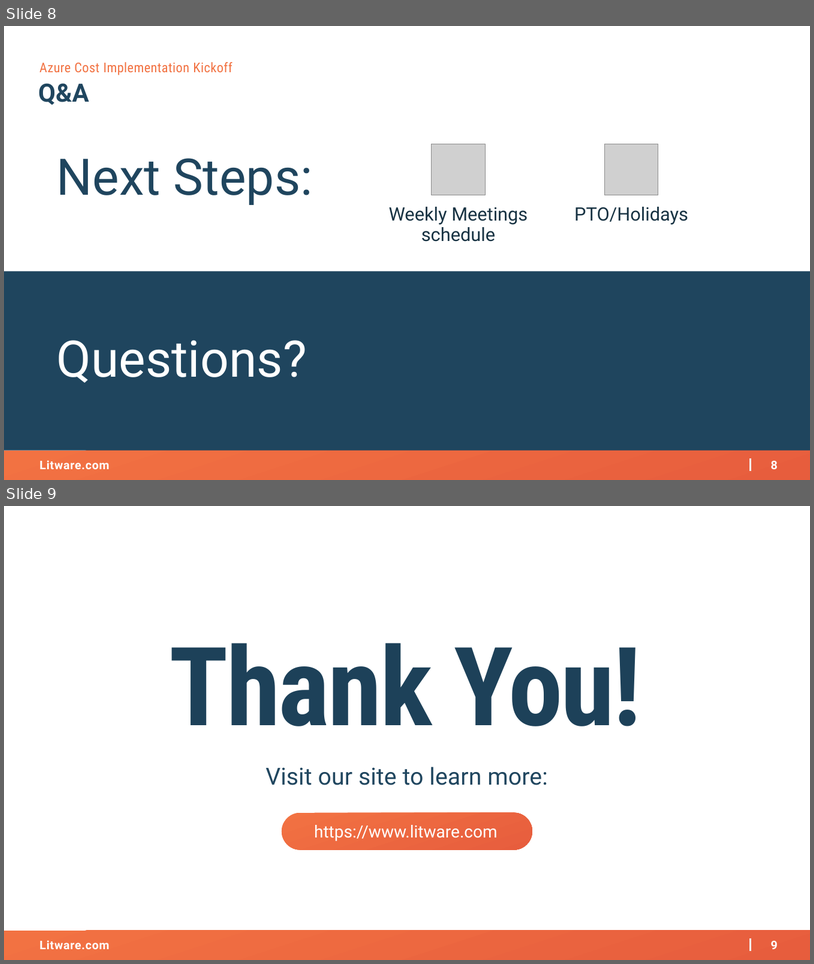
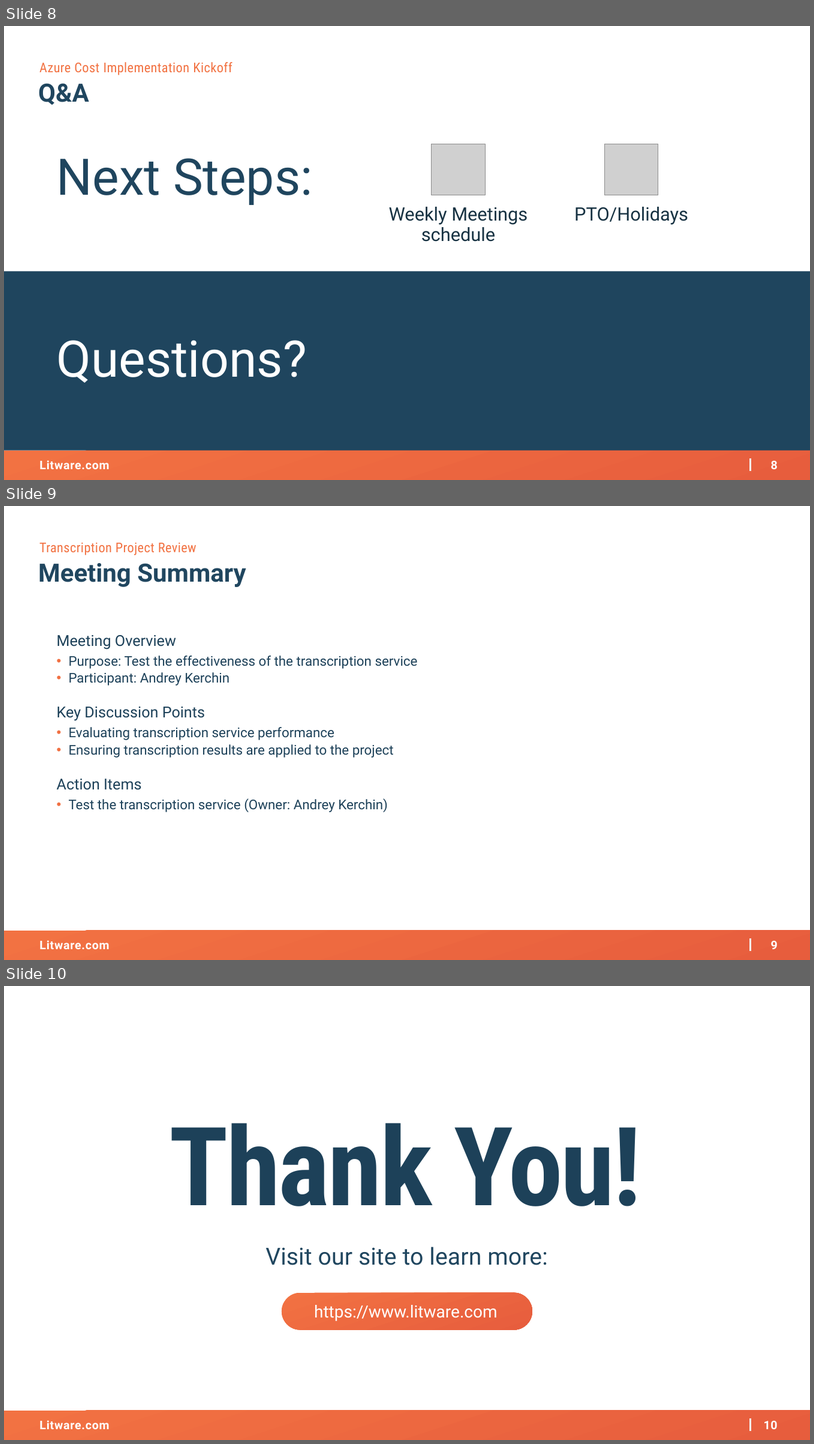
Before and after one commit to AKercha1/justtemporary, a slide deck: someproject/artifacts/kickoff-deck.pptx. Shown one above the other, each under a label of ours: slides 8 and 9 before the commit, slides 8, 9 and 10 after it. The pictures are 814x964 and 814x1444 pixels, drawn with LibreOffice and Linux fonts; fonts in the diff are those of the drawing; grey boxes stand for pictures; background and template pictures are left out. Boxes give left, top, right and bottom in pixels: in the first picture for what was removed or moved away, otherwise in the second. Text is boxed around its words. In the diff, an @@ line names an element or a change of style, - is before the commit and + after.

Commit message:
[someproject] Update artifacts/kickoff-deck.pptx

```diff
--- a/someproject/artifacts/kickoff-deck.pptx
+++ b/someproject/artifacts/kickoff-deck.pptx
@@ slide 9 added at [4, 506, 810, 960], background #FFFFFF; not listed: 4 template elements that a slide beside it also shows @@
@@ text added at [39, 543, 197, 555], 16 pt, text #F27242 @@
+Transcription Project Review
@@ text added at [38, 563, 246, 587], 30 pt, text #20465F, bold @@
+Meeting Summary
@@ text added at [57, 635, 418, 812], 16 pt, text #1D4159 @@
+Meeting Overview
+• Purpose: Test the effectiveness of the transcription service
+• Participant: Andrey Kerchin
+Key Discussion Points
+• Evaluating transcription service performance
+• Ensuring transcription results are applied to the project
+Action Items
+• Test the transcription service (Owner: Andrey Kerchin)
@@ what was slide 9 is now slide 10 @@
@@ page number at [764, 1420, 778, 1429]: text changed @@
-9
+10
```
